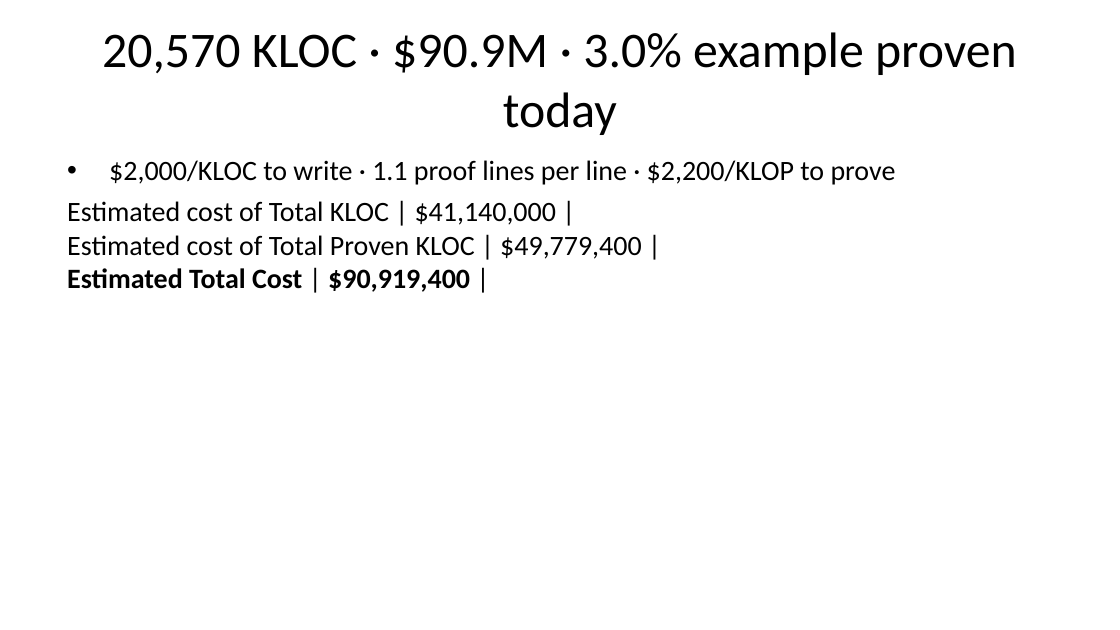
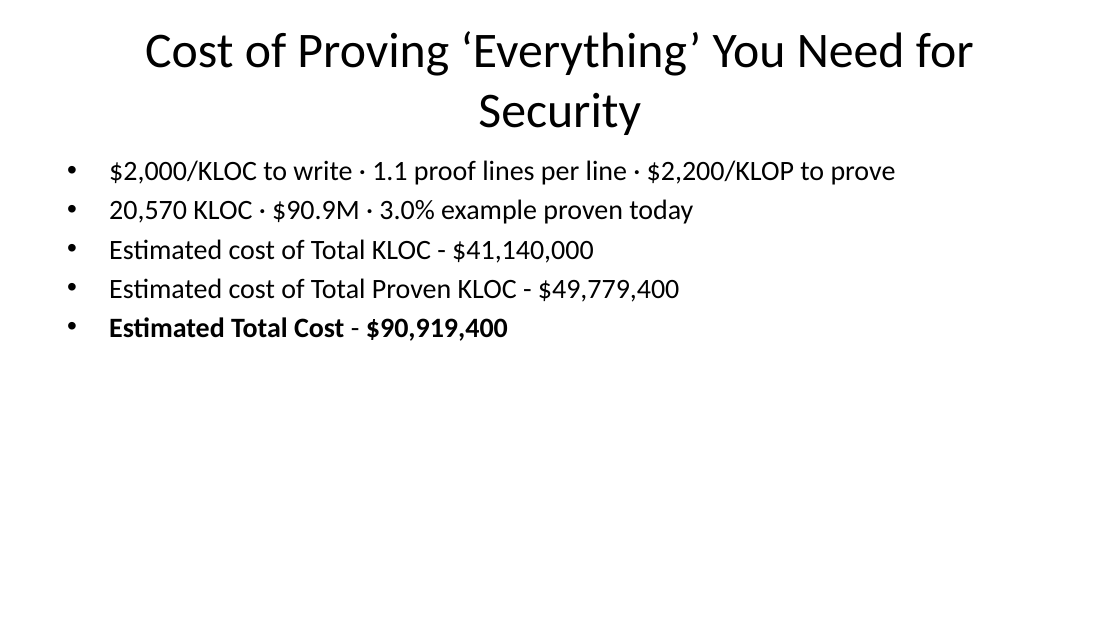
Before and after one commit to briangmilnes/APAS-VERUS, a slide deck: slide 59 of lectures/slidesTOPOS.pptx. Drawn at 1120x630 pixels with LibreOffice and Linux fonts; fonts in the diff are those of the drawing. Boxes give left, top, right and bottom in pixels: in the first picture for what was removed or moved away, otherwise in the second. Text is boxed around its words. In the diff, an @@ line names an element or a change of style, - is before the commit and + after.

```diff
--- a/lectures/slidesTOPOS.pptx
+++ b/lectures/slidesTOPOS.pptx
@@ title at bbox=[145, 31, 974, 135]: text changed @@
-20,570 KLOC · $90.9M · 3.0% example proven today
+Cost of Proving ‘Everything’ You Need for Security
@@ text at bbox=[109, 199, 693, 341]: text changed @@
-Estimated cost of Total KLOC | $41,140,000 |
-Estimated cost of Total Proven KLOC | $49,779,400 |
-Estimated Total Cost | $90,919,400 |
+• 20,570 KLOC · $90.9M · 3.0% example proven today
+• Estimated cost of Total KLOC - $41,140,000
+• Estimated cost of Total Proven KLOC - $49,779,400
+• Estimated Total Cost - $90,919,400
```
Also in this commit, not shown: 16 other slides changed, 6 other files.
